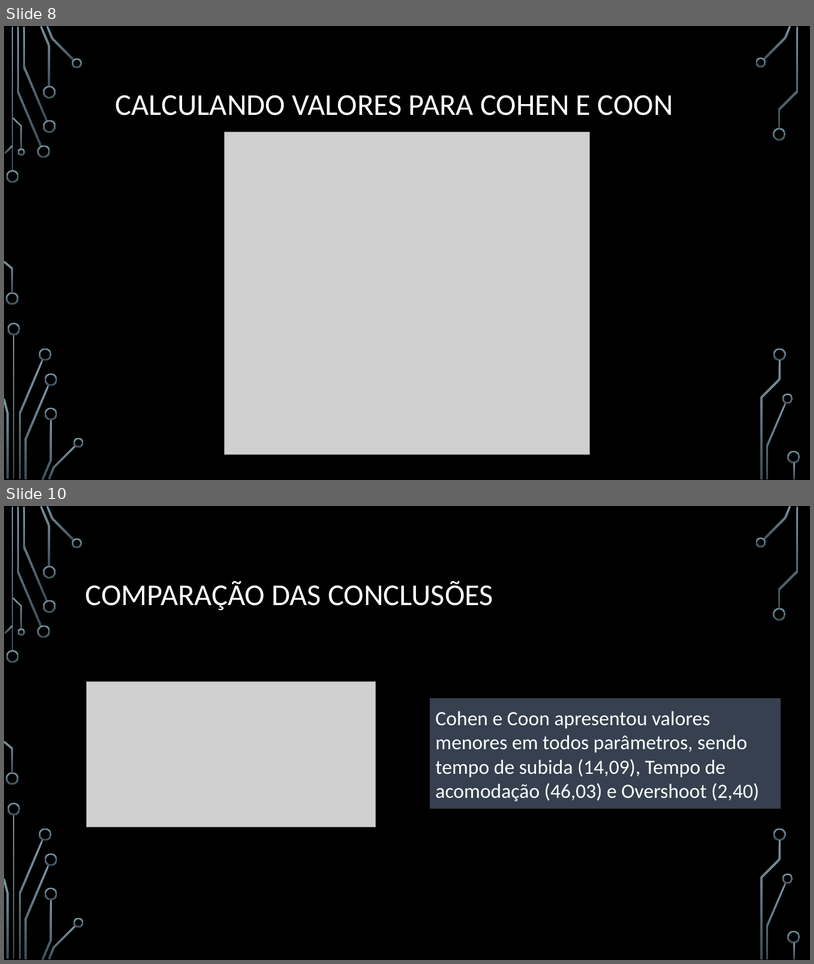
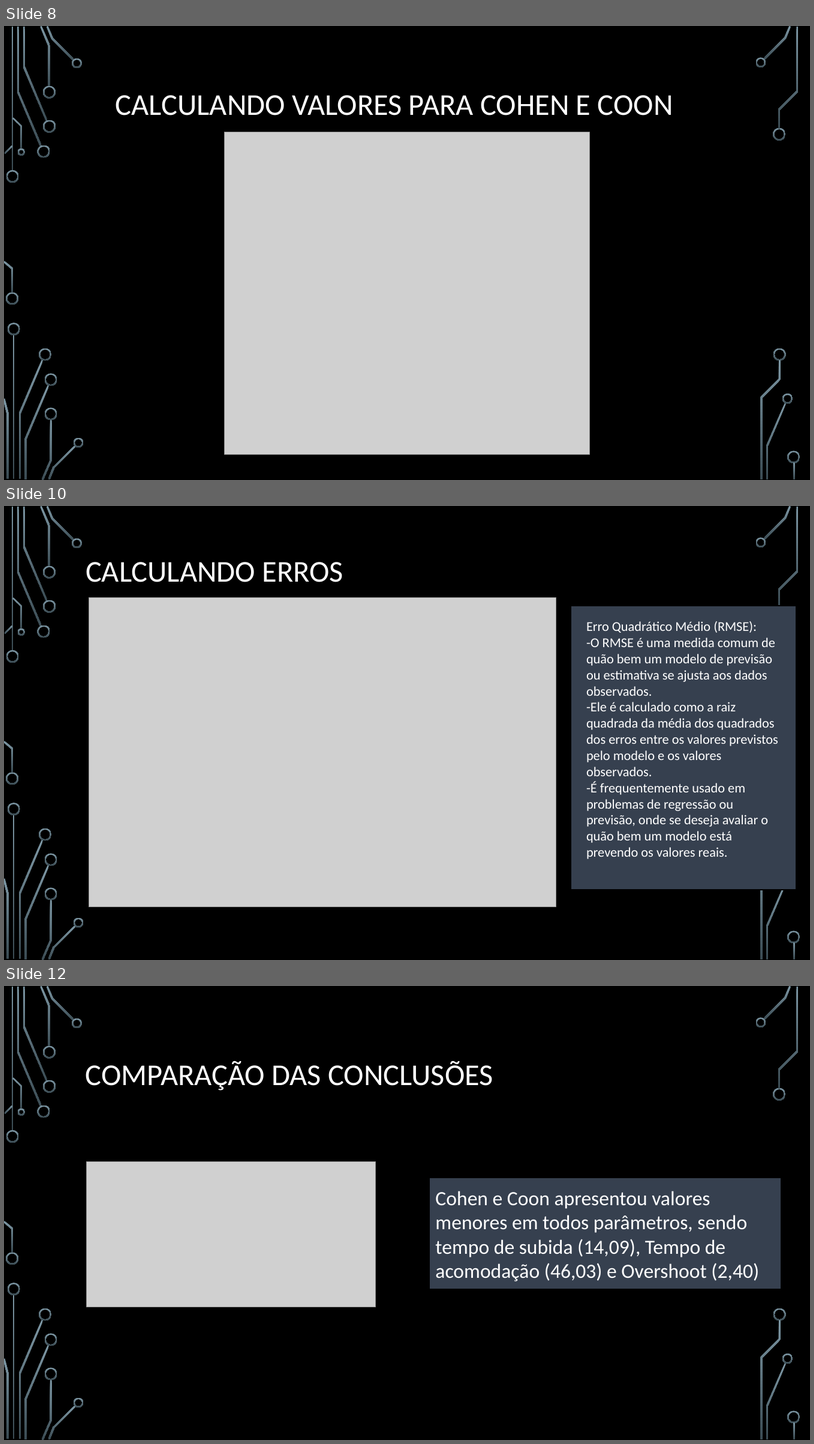
Before and after one commit to MathCarv/C213, a slide deck: documents/Trabalho de Sistemas Embarcados (C213).pptx. Shown one above the other, each under a label of ours: slides 8 and 10 before the commit, slides 8, 10 and 12 after it; the slides between them are not shown. The pictures are 814x964 and 814x1444 pixels, drawn with LibreOffice and Linux fonts; fonts in the diff are those of the drawing; grey boxes stand for pictures; background and template pictures are left out. Boxes give left, top, right and bottom in pixels: in the first picture for what was removed or moved away, otherwise in the second. Text is boxed around its words. In the diff, an @@ line names an element or a change of style, - is before the commit and + after.

```diff
--- a/documents/Trabalho de Sistemas Embarcados (C213).pptx
+++ b/documents/Trabalho de Sistemas Embarcados (C213).pptx
@@ slide 10 added at [4,506,810,960], background picture (left out); not listed: 33 template elements that a slide beside it also shows @@
@@ title added at [86,562,343,582], 36 pt, text #FFFFFF @@
+CALCULANDO ERROS
@@ picture added at [89,597,557,906] @@
@@ rectangle added at [571,606,797,890], fill #36404F, outline #000000 1.25 pt @@
@@ text added at [587,621,779,859], 16 pt, text #FFFFFF @@
+Erro Quadrático Médio (RMSE):
+-O RMSE é uma medida comum de quão bem um modelo de previsão ou estimativa se ajusta aos dados observados.
+-Ele é calculado como a raiz quadrada da média dos quadrados dos erros entre os valores previstos pelo modelo e os valores observados.
+-É frequentemente usado em problemas de regressão ou previsão, onde se deseja avaliar o quão bem um modelo está prevendo os valores reais.
@@ what was slide 10 is now slide 12 @@
```
Also in this commit, not shown: 2 slides changed, 1 other slide added, 3 other files.
